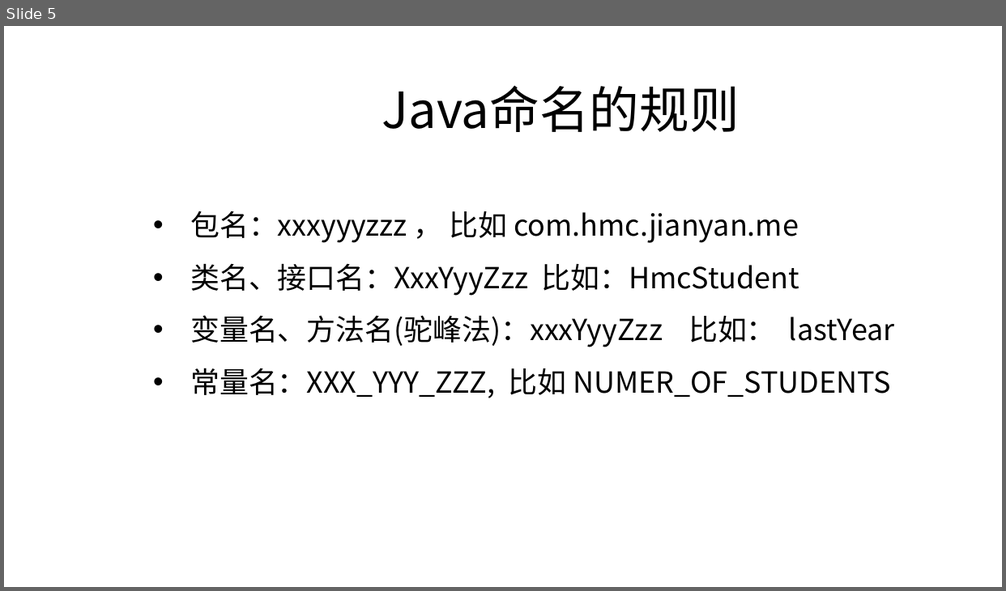
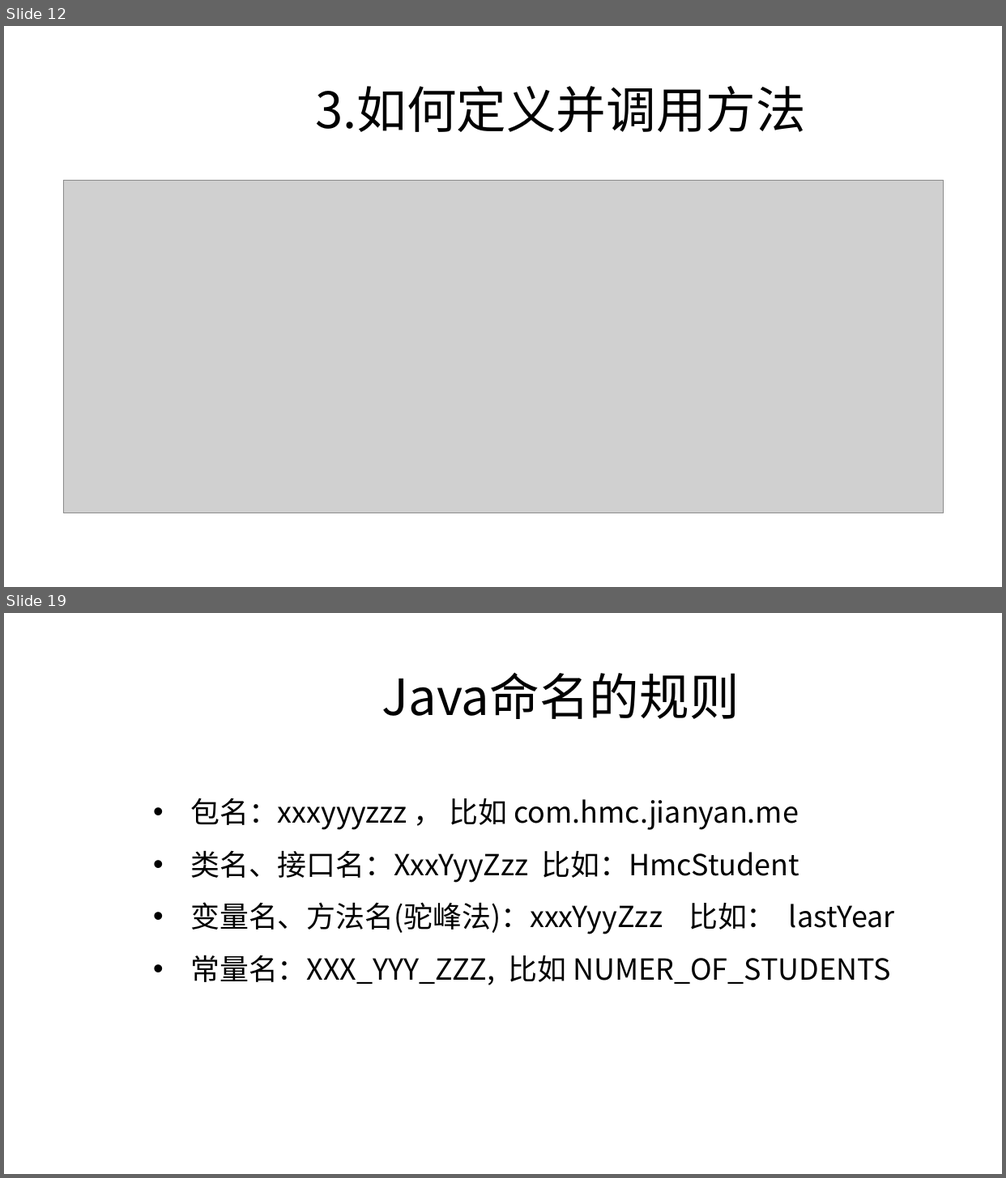
Before and after one commit to zjyesir/hmc_java_1, a slide deck: ppt/2.3 方法.pptx. Shown one above the other, each under a label of ours: slide 5 before the commit, slides 12 and 19 after it; the slides between them are not shown. The pictures are 1006x591 and 1006x1178 pixels, drawn with LibreOffice and Linux fonts; fonts in the diff are those of the drawing; grey boxes stand for pictures; background and template pictures are left out. Boxes give left, top, right and bottom in pixels: in the first picture for what was removed or moved away, otherwise in the second. Text is boxed around its words. In the diff, an @@ line names an element or a change of style, - is before the commit and + after.

```diff
--- a/ppt/2.3 方法.pptx
+++ b/ppt/2.3 方法.pptx
@@ slide 12 added at [4,26,1002,587], background picture (left out) @@
@@ text added at [315,86,806,132], 48 pt, text #000000 @@
+3.如何定义并调用方法
@@ picture added at [63,181,943,514] @@
@@ what was slide 5 is now slide 19 @@
```
Also in this commit, not shown: 3 slides changed, 14 other slides added, 1 slide removed, 1 other file.
